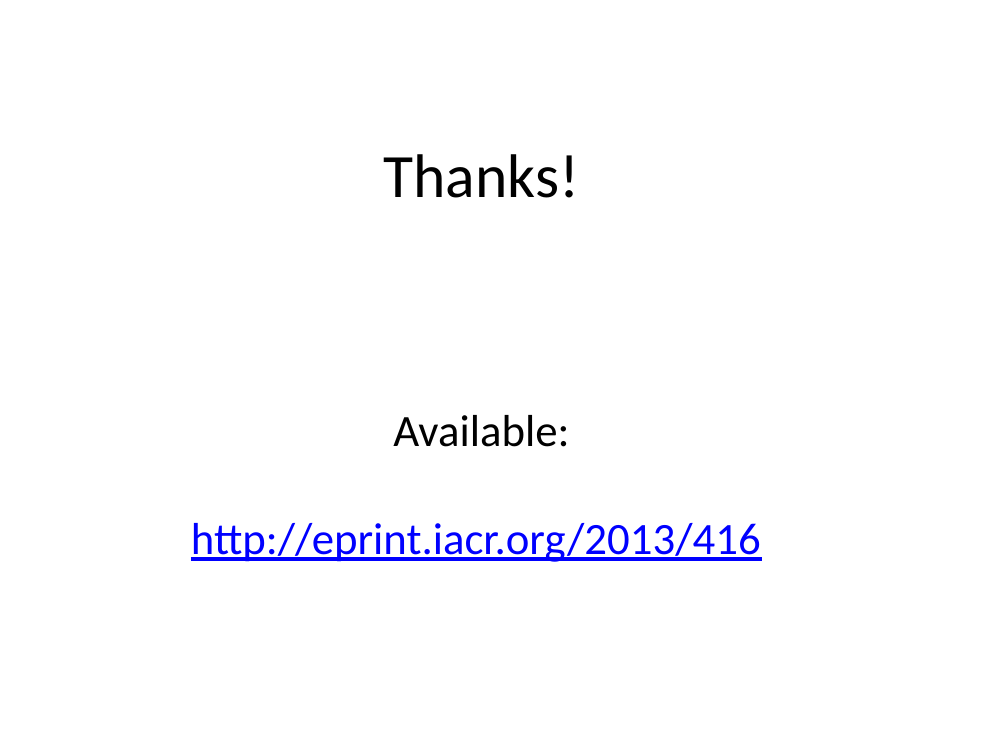
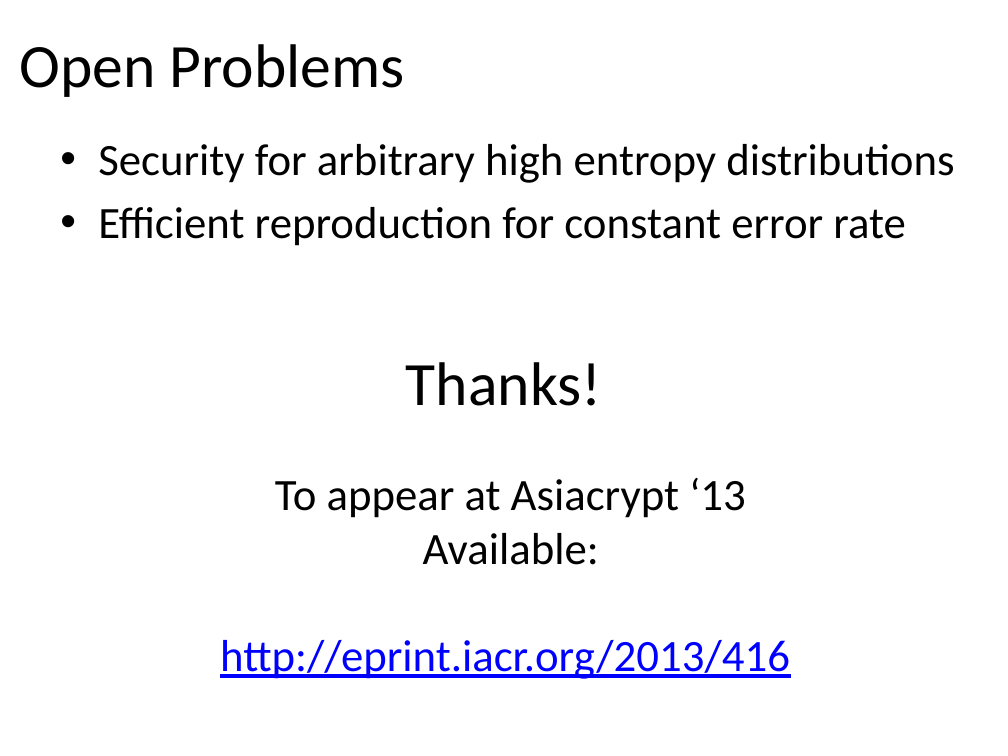
Before and after one commit to xianruimeng/comp-fuzzy-ext, a slide deck: slide 5 of ComputationalFuzzyExtractors-CryptoRump.pptx. Drawn at 1008x756 pixels with LibreOffice and Linux fonts; fonts in the diff are those of the drawing. Boxes give left, top, right and bottom in pixels: in the first picture for what was removed or moved away, otherwise in the second. Text is boxed around its words. In the diff, an @@ line names an element or a change of style, - is before the commit and + after.

```diff
--- a/ComputationalFuzzyExtractors-CryptoRump.pptx
+++ b/ComputationalFuzzyExtractors-CryptoRump.pptx
@@ title added at box(20, 44, 405, 97), 44 pt, text #000000 @@
+Open Problems
@@ text added at box(98, 144, 954, 246), 32 pt, text #000000 @@
+• Security for arbitrary high entropy distributions
+• Efficient reproduction for constant error rate
@@ text "Thanks!": place and size @@
-text "Thanks!" at box(384, 154, 580, 198)
+text "Thanks!" at box(406, 362, 602, 406)
@@ text "To appear at Asiacrypt ‘13 ...": place and size @@
-text "To appear at Asiacrypt ‘13 ..." at box(191, 415, 761, 562)
+text "To appear at Asiacrypt ‘13 ..." at box(220, 478, 790, 679)
@@ text at box(275, 478, 746, 565): text changed @@
-Available:
+To appear at Asiacrypt ‘13
+Available:
```
Also in this commit, not shown: 2 other slides changed.
